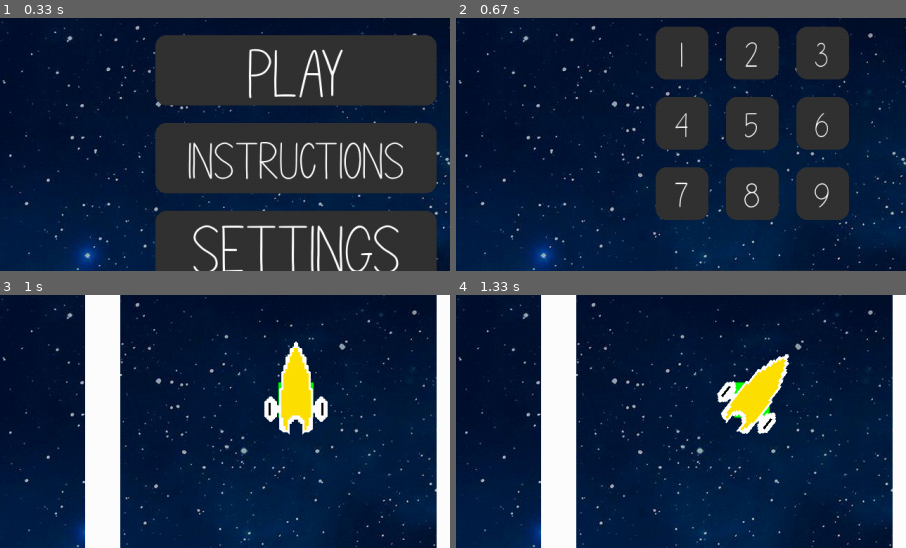
Above: before the commit, frames 1-4 (two rows, left to right).
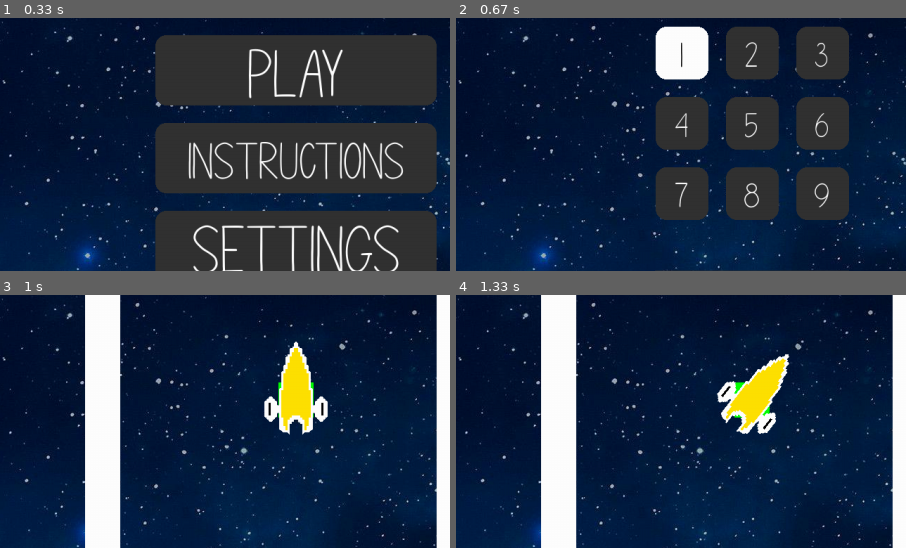
Above: after the commit, the same moments.

Repository: williamjamesj/pygame-project-williamjamesj
Game: pygame game, started from main.py
The game is run twice, just before and just after one commit, with the same random seed, the same clock (stepped at 60 frames per second) and the same inputs.
Inputs (mouse positions are % of the whole screen's width and height, from its top left):
- Up to frame 1 (0.33 s): no input
- Up to frame 2 (0.67 s): click (50, 40) at 0.38 s
- Up to frame 3 (1 s): click (42, 36) at 0.72 s
- Up to frame 4 (1.33 s): hold Right from 1 s (still down); move the mouse to (82, 47) at 1.03 s
The pictures show only the part of the screen within x 17-67%, y 29-79%; the shares and areas given below are measured in that part.

Frame 1 is identical in both runs. In frame 2, 2.4% of the frame differs, in the area x 44-57%, y 3-25%; in frame 3, nothing differs; in frame 4, nothing differs.

Commit message:
levels now show that they have been unlocked

Diff:
--- a/gameplay.py
+++ b/gameplay.py
@@ -25,7 +25,6 @@
     globals.wincondition.draw()
     globals.spawnPoint.update()
     globals.spawnPoint.draw()
-    collisions = []
     if globals.debug:
         font = pygame.font.Font('resources/fonts/Nougat.ttf', 50)
         textobject = font.render(f"Speed: {str(math.ceil(globals.playerspaceship.speed))}", True, (255,0,0))
--- a/main.py
+++ b/main.py
@@ -9,7 +9,6 @@
 # Sets the language to whatever is stored in resources/localisation/lastlang and reads that language to globals.languagesdict
 localisation.readlang()
 localisation.readtexts()
-print(globals.languagesdict)
 # Defaults to Fullscreen Resolution
 pygame.display.set_caption('Cosmoracer')
 pygame.display.set_icon(pygame.image.load("resources/icon.png"))
--- a/menu.py
+++ b/menu.py
@@ -7,16 +7,25 @@
 # All of the buttons are in this array for easy access
 def levelSelector():
     globals.screen.blit(globals.backgroundpicture, (0,0)) # Make the screen just the background
+    unlockedlistbg = []
+    unlockedlistfont = []
+    for i in range(1,10):
+        if globals.unlockedlevel >= i:
+            unlockedlistbg.append((255,255,255))
+            unlockedlistfont.append((0,0,0))
+        else:
+            unlockedlistbg.append((50,50,50))
+            unlockedlistfont.append((255,255,255))
     # This took far too long and there was definitely a better way to do this.
-    globals.levelbuttonArray.append(buttons.Button(75,75,[-100,-100],globals.screen, "1",50))
-    globals.levelbuttonArray.append(buttons.Button(75,75,[0,-100],globals.screen, "2",50))
-    globals.levelbuttonArray.append(buttons.Button(75,75,[100,-100],globals.screen, "3",50))
-    globals.levelbuttonArray.append(buttons.Button(75,75,[-100,0],globals.screen, "4",50))
-    globals.levelbuttonArray.append(buttons.Button(75,75,[0,0],globals.screen, "5",50))
-    globals.levelbuttonArray.append(buttons.Button(75,75,[100,0],globals.screen, "6",50))
-    globals.levelbuttonArray.append(buttons.Button(75,75,[-100,100],globals.screen, "7",50))
-    globals.levelbuttonArray.append(buttons.Button(75,75,[0,100],globals.screen, "8",50))
-    globals.levelbuttonArray.append(buttons.Button(75,75,[100,100],globals.screen, "9",50))
+    globals.levelbuttonArray.append(buttons.Button(75,75,[-100,-100],globals.screen, "1",50,unlockedlistbg[0],unlockedlistfont[0]))
+    globals.levelbuttonArray.append(buttons.Button(75,75,[0,-100],globals.screen, "2",50,unlockedlistbg[1],unlockedlistfont[1]))
+    globals.levelbuttonArray.append(buttons.Button(75,75,[100,-100],globals.screen, "3",50,unlockedlistbg[2],unlockedlistfont[2]))
+    globals.levelbuttonArray.append(buttons.Button(75,75,[-100,0],globals.screen, "4",50,unlockedlistbg[3],unlockedlistfont[3]))
+    globals.levelbuttonArray.append(buttons.Button(75,75,[0,0],globals.screen, "5",50,unlockedlistbg[4],unlockedlistfont[4]))
+    globals.levelbuttonArray.append(buttons.Button(75,75,[100,0],globals.screen, "6",50,unlockedlistbg[5],unlockedlistfont[5]))
+    globals.levelbuttonArray.append(buttons.Button(75,75,[-100,100],globals.screen, "7",50,unlockedlistbg[6],unlockedlistfont[6]))
+    globals.levelbuttonArray.append(buttons.Button(75,75,[0,100],globals.screen, "8",50,unlockedlistbg[7],unlockedlistfont[7]))
+    globals.levelbuttonArray.append(buttons.Button(75,75,[100,100],globals.screen, "9",50,unlockedlistbg[8],unlockedlistfont[8]))
     globals.levelbuttonArray.append(buttons.Button(300,100,[0,globals.dimensions[1]/2-100],globals.screen, globals.languagesdict["back"],100)) # Back button offset 100 pixels from the bottom of the screen
     return
 def displayMenu():
@@ -38,7 +47,7 @@
 def displayLevelOver():
     globals.screen.blit(globals.backgroundpicture, (0,0))
     buttons.Button(600,100,[0,-100],globals.screen, f"{globals.languagesdict['time']}: {math.floor(globals.leveltime/1000)} {globals.languagesdict['seconds']}",100,(255,255,255),(0,0,0))
-    buttons.Button(600,100,[0,100],globals.screen, f"{globals.languagesdict['coinsgained']}: {math.floor(globals.coinsgained)}",100,(255,255,255),(0,0,0))
+    buttons.Button(800,100,[0,100],globals.screen, f"{globals.languagesdict['coinsgained']}: {math.floor(globals.coinsgained)}",100,(255,255,255),(0,0,0))
     globals.leveloverbackbutton = buttons.Button(300,100,[0,globals.dimensions[1]/2-100],globals.screen, globals.languagesdict["back"],100)
 def checkingMenu(position):
     if (globals.buttonArray[0].interacts(position)):
--- a/spaceship.py
+++ b/spaceship.py
@@ -13,7 +13,6 @@
     for i in os.listdir(directory):
         filenames.append(i)
     filenames.sort()
-    print(filenames)
     for i in filenames:
         fileslist.append(pygame.image.load(os.path.join(directory,i)).convert_alpha())
     return fileslist
Not shown, changed: resources/localisation/spanish
